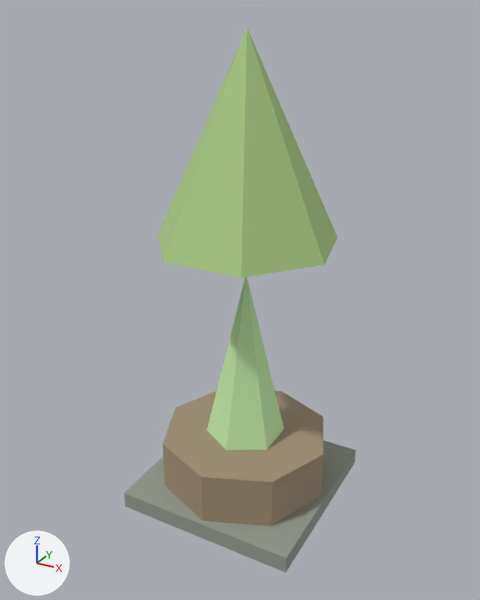
Before and after pictures for a commit that changed the glTF model assets/models/grove/grove_ancient_seed.glb.
Both versions are drawn from a 50 mm lens placed at (31.6, -58.8, 55.1), pointed at (-0.3, -0.7, 26.1). Lighting does not change. The marker at lower left points along +X, +Y and +Z. The older version comes first. Vertices at exactly the same position are counted once.

Names of what the first picture shows: 'grove_ancient_seed'.
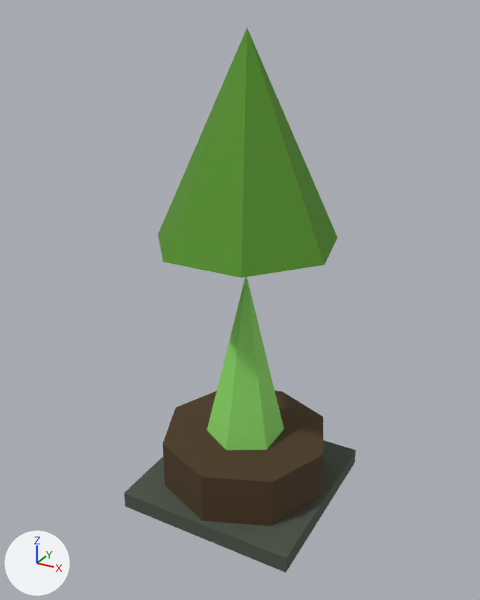
What changed in the scene script:
```text
Change me_cube:
    where me_cube.from_pydata(...)  # 39 vertices, 62 faces; spans x -10.5..10.5, y -10.5..10.5, z 1.0..53.5
    used by ob_grove_ancient_seed; location = (0.0, 0.0, 0.0)
    me_cube part 1: 28 faces centred in x -9.0..9.0, y -9.0..9.0, z 1.0..9.0 are repainted in the vertex colours; the middle colour goes from beige #a29076 to brown #4c3821
    me_cube part 2: 22 faces centred in x -5.9..7.3, y -6.7..7.5, z 3.0..39.5 are repainted in the vertex colours; the middle colour goes from green #adce86 to green #579429
    me_cube part 3: 12 faces centred in x -10.5..10.5, y -10.5..10.5, z 1.0..3.0 are repainted in the vertex colours; the middle colour goes from grey #959b90 to dark grey #4c5447
```

Location of each change, [x1, y1, x2, y2] in pixels of the pictures (480 x 600 px):
part 1 of me_cube, recoloured (beige to brown)
    both: [163, 391, 323, 526]
part 2 of me_cube, recoloured (darker)
    both: [158, 28, 338, 450]
part 3 of me_cube, recoloured (grey to dark grey)
    both: [124, 440, 356, 573]
